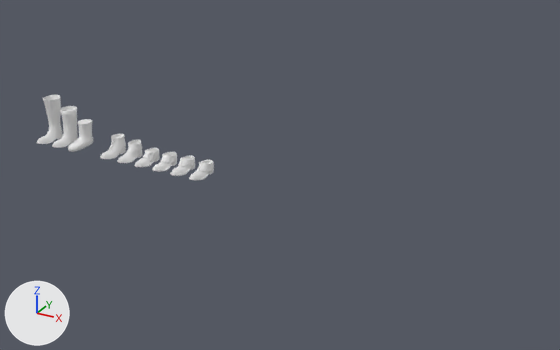
The Blender file Attires/Attires_Shoes/Attires_Shoes_ALL.blend, before and after one commit.
Before and after are seen from a camera (50 mm lens) standing at (5.47, -5.27, 2.77) and looking at (2.55, 0.05, 0.11). Arrows for +X, +Y and +Z are at lower left; the lights stay in place.

The older version as bpy lines, for what is in view:
```python
ob_attire_shoes_bootsbats = bpy.data.objects.new('Attire_Shoes_BootsBats', me_attire_shoes_bootsbats)
ob_attire_shoes_bootsbats.location = (0.3, 0.0, 0.0)
ob_attire_shoes_bootshigh = bpy.data.objects.new('Attire_Shoes_BootsHigh', me_attire_shoes_bootshigh)
ob_attire_shoes_bootshigh.location = (-0.1, 0.0, 0.0)
ob_attire_shoes_bootsmilitary = bpy.data.objects.new('Attire_Shoes_BootsMilitary', me_attire_shoes_bootsmilitary)
ob_attire_shoes_bootsmilitary.location = (0.7, 0.0, 0.0)
ob_attire_shoes_bootspeasant = bpy.data.objects.new('Attire_Shoes_BootsPeasant', me_attire_shoes_bootspeasant)
ob_attire_shoes_bootspeasant.location = (0.1, 0.0, 0.0)
ob_attire_shoes_shoesbuttoned = bpy.data.objects.new('Attire_Shoes_ShoesButtoned', me_attire_shoes_shoesbuttoned)
ob_attire_shoes_shoesbuttoned.location = (0.9, 0.0, 0.0)
ob_attire_shoes_shoesformal = bpy.data.objects.new('Attire_Shoes_ShoesFormal', me_attire_shoes_shoesformal)
ob_attire_shoes_shoesformal.location = (1.7, 0.0, 0.0)
ob_attire_shoes_shoesoxfords = bpy.data.objects.new('Attire_Shoes_ShoesOxfords', me_attire_shoes_shoesoxfords)
ob_attire_shoes_shoesoxfords.location = (1.5, 0.0, 0.0)
ob_attire_shoes_shoesspats = bpy.data.objects.new('Attire_Shoes_ShoesSpats', me_attire_shoes_shoesspats)
ob_attire_shoes_shoesspats.location = (1.3, 0.0, 0.0)
```
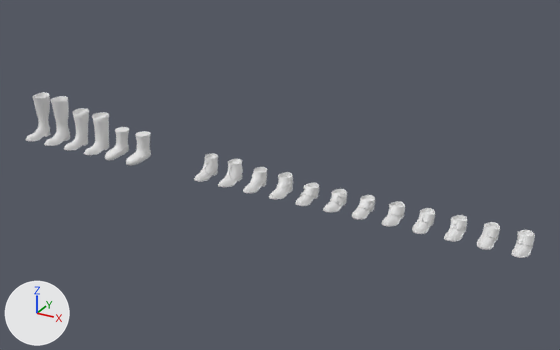
What changed in the scene script:
```text
Change ob_attire_shoes_bootsbats:
    ob_attire_shoes_bootsbats.location: (0.3, 0.0, 0.0) -> (1.0, 0.0, 0.0)
    add _m = ob_attire_shoes_bootsbats.modifiers.new('Mirror', 'MIRROR')
Change ob_attire_shoes_bootshigh:
    ob_attire_shoes_bootshigh.location: (-0.1, 0.0, 0.0) -> (0.0, 0.0, 0.0)
    add _m = ob_attire_shoes_bootshigh.modifiers.new('Mirror', 'MIRROR')
Change ob_attire_shoes_bootsmilitary:
    ob_attire_shoes_bootsmilitary.location: (0.7, 0.0, 0.0) -> (2.0, 0.0, 0.0)
    add _m = ob_attire_shoes_bootsmilitary.modifiers.new('Mirror', 'MIRROR')
Change ob_attire_shoes_bootspeasant:
    ob_attire_shoes_bootspeasant.location: (0.1, 0.0, 0.0) -> (0.5, 0.0, 0.0)
    add _m = ob_attire_shoes_bootspeasant.modifiers.new('Mirror', 'MIRROR')
    add _m.use_clip = True
Change ob_attire_shoes_shoesbuttoned:
    ob_attire_shoes_shoesbuttoned.location: (0.9, 0.0, 0.0) -> (2.5, 0.0, 0.0)
    add _m = ob_attire_shoes_shoesbuttoned.modifiers.new('Mirror', 'MIRROR')
Change ob_attire_shoes_shoesformal:
    ob_attire_shoes_shoesformal.location: (1.7, 0.0, 0.0) -> (4.5, 0.0, 0.0)
    add _m = ob_attire_shoes_shoesformal.modifiers.new('Mirror', 'MIRROR')
    add _m.use_clip = True
Change ob_attire_shoes_shoesoxfords:
    ob_attire_shoes_shoesoxfords.location: (1.5, 0.0, 0.0) -> (4.0, 0.0, 0.0)
    add _m = ob_attire_shoes_shoesoxfords.modifiers.new('Mirror', 'MIRROR')
    add _m.use_clip = True
Change ob_attire_shoes_shoesspats:
    ob_attire_shoes_shoesspats.location: (1.3, 0.0, 0.0) -> (3.5, 0.0, 0.0)
    add _m = ob_attire_shoes_shoesspats.modifiers.new('Mirror', 'MIRROR')
Change ob_attire_shoes_shoesstrapped:
    ob_attire_shoes_shoesstrapped.location: (1.1, 0.0, 0.0) -> (3.0, 0.0, 0.0)
    add _m = ob_attire_shoes_shoesstrapped.modifiers.new('Mirror', 'MIRROR')
    add _m.use_clip = True
```

Where the change shows, as pixel boxes [x1, y1, x2, y2] in the pictures (560 x 350 px):
'Attire_Shoes_BootsPeasant', moved, modifiers changed
    before: [52, 106, 78, 148]
    after: [64, 108, 109, 155]
'Attire_Shoes_BootsHigh', moved, modifiers changed
    before: [37, 95, 63, 144]
    after: [25, 92, 70, 146]
'Attire_Shoes_BootsBats', moved, modifiers changed
    before: [68, 119, 93, 152]
    after: [105, 127, 151, 166]
'Attire_Shoes_BootsMilitary', moved, modifiers changed
    before: [100, 134, 126, 159]
    after: [194, 153, 243, 187]
'Attire_Shoes_ShoesFormal', moved, modifiers changed
    before: [189, 160, 214, 180]
    after: [477, 222, 535, 258]
'Attire_Shoes_ShoesButtoned', moved, modifiers changed
    before: [117, 140, 142, 163]
    after: [243, 167, 293, 199]
'Attire_Shoes_ShoesOxfords', moved, modifiers changed
    before: [170, 155, 195, 176]
    after: [412, 208, 467, 242]
'Attire_Shoes_ShoesSpats', moved, modifiers changed
    before: [152, 152, 177, 172]
    after: [352, 195, 405, 226]
'Attire_Shoes_ShoesStrapped', moved, modifiers changed
    before: [134, 148, 160, 167]
    after: [295, 183, 347, 212]
